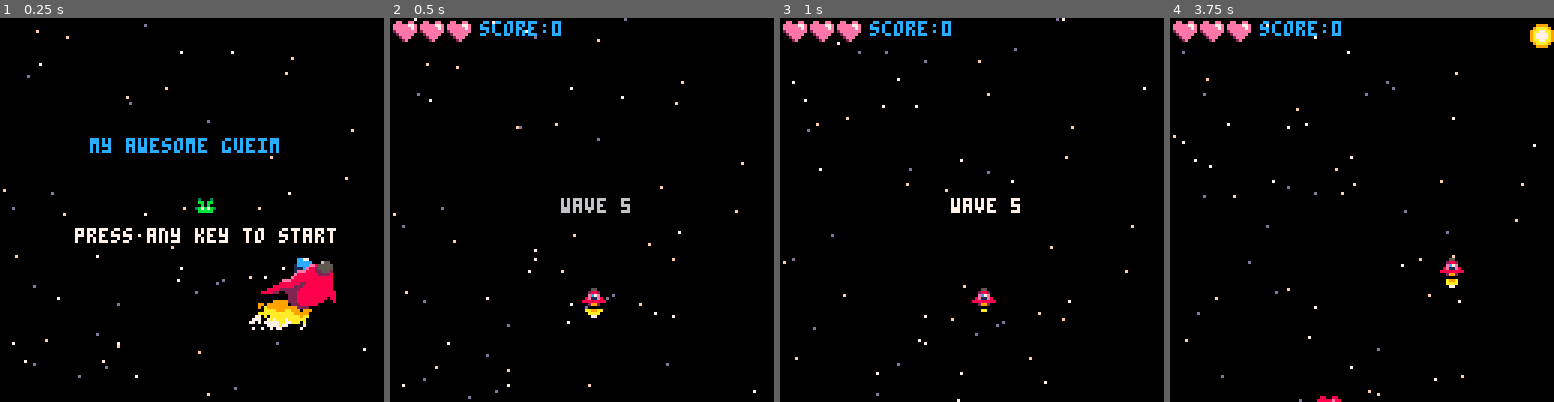
Above: before the commit, frames 1-4 (left to right).
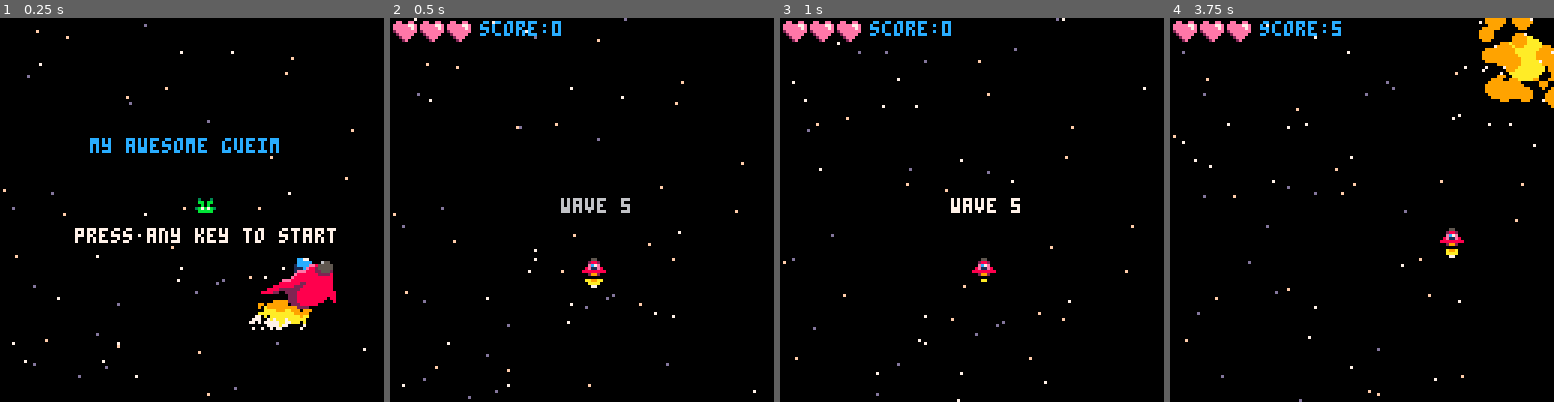
Above: after the commit, the same moments.

Repository: paula-clares/PICO-8-Games
Game: PICO-8 cartridge picocho.p8
Two runs of this game, one before a commit and one after it. Both use one fixed random seed, a clock stepped at 60 frames per second and the inputs below.
Inputs:
- Up to frame 1 (0.25 s): no input
- Up to frame 2 (0.5 s): tap X (X key) at 0.33 s
- Up to frame 3 (1 s): tap O (Z key) at 0.7 s
- Up to frame 4 (3.75 s): tap X (X key) at 1.07, 1.85, 2.97 s; hold Right 1.6-2.1 s; tap O (Z key) every 0.4 s from 1.7 to 3.7 s; hold Up 2.15-2.42 s; hold Right 2.47-3.03 s; hold Left 3.08-3.58 s; hold Down from 3.63 s (still down)

Frame 1 is identical in both runs. In frame 2, 0.5% of the frame differs, in the area x 50-57%, y 62-79%; in frame 3, 0.4%; in frame 4, 3.5%, in the area x 38-100%, y 0-100%.

Commit message:
Add boss
Reorganize sprite creation
Fix enemy random generator

Diff:
--- a/picocho.p8
+++ b/picocho.p8
@@ -6,7 +6,7 @@
 - flexible collision detection
 	(for bigger sprites)
 - more enemies
-- buffs posibilities
+- buff posibilities
 --]]
 
 --this will clear the screen
@@ -16,10 +16,11 @@
 --at the beginning
 function _init()
 	cls(1)
-	--mode
+	--startscreen
 	blinkt=0
 	startspr=32
 	startscreen()
+	--
 	storeintrotime=45
 
 		--stars
@@ -32,6 +33,10 @@
 		}
 		add(stars,newstar)
 	end
+
+	--frame/lockout
+	frame=0
+	lockout=0
 end --_init
 
 --draw gets called when a new
@@ -57,6 +62,7 @@
 
 function _update()
 	blinkt+=1
+	frame+=1
 
 	if mode=="game" then
 		update_game()
@@ -86,17 +92,14 @@
 	wave=4
 	nextwave()
 
-	ship={
-		x=64,
-		y=90,
-		sx=2,
-		sy=2,
-		smultip=1,
-		sprw=1,
-		sprh=1,
-		invul=0,
-		bultimer=8
-	}
+	ship=makespr()
+	ship.x=64
+	ship.y=80
+	ship.sx=2
+	ship.sy=2
+	ship.smultip=1
+	ship.invul=0
+	ship.bultimer=8
 
 	--sprites
 	shipspr=0
@@ -114,7 +117,6 @@
 	--bullets
 	bullets={}
 	--enemies
-	enemytypes={"green","red"}
 	enemies={}
 	spawnenemies(1)
 	--explosions
@@ -176,13 +178,11 @@
 
 function shoot()
 	if ship.bultimer<=0 then
-		local newbul={
-			x=ship.x,
-			y=ship.y-3,
-			spr=16,
-			sprw=1,
-			sprh=1
-		}
+		local newbul=makespr()
+		newbul.x=ship.x
+		newbul.y=ship.y-3
+		newbul.spr=16
+
 		add(bullets,newbul)
 		sfx(0)
 		muzzle=5
@@ -203,13 +203,13 @@
 	--8 numbers
 	local aleft=a.x
 	local atop=a.y
-	local aright=a.x+7
-	local abottom=a.y+7
+	local aright=a.x+a.colw-1
+	local abottom=a.y+a.colh-1
 
 	local bleft=b.x
 	local btop=b.y
-	local bright=b.x+7
-	local bbottom=b.y+7
+	local bright=b.x+b.colw-1
+	local bbottom=b.y+b.colh-1
 
 	if atop>bbottom
 		or aleft>bright
@@ -349,6 +349,30 @@
 		btnrelea=true
 	end
 end
+
+function makespr()
+	local myspr={
+		x=rnd(100)+10,
+		y=-8-(rnd(230)),
+		type=etype,
+		sprw=1,
+		sprh=1,
+		animi=1,
+		colw=8,
+		colh=8,
+		flash=0,
+		flashing=function(self)
+			self.flash-=1
+			if self.type=="green" then
+				pal(11,7)
+			elseif self.type=="red" then
+				pal(8,7)
+			end
+		end
+	}
+	return myspr
+end
+
 -->8
 --update
 function update_game()
@@ -442,7 +466,7 @@
 		--enemy leaves screen
 		if myenemy.y>128 then
 		 del(enemies,myenemy)
-		 spawnenemies(1)
+		 --spawnenemies(1)
 		end
 		if myenemy.x>123 then
 			myenemy.x=123
@@ -482,17 +506,6 @@
 					--spawnenemies(1)
 					explode(myenemy.x+4,
 						myenemy.y+4,false)
-
-					if #enemies==0 then
-						if wave%5==0 then
-							--if wave 5 if finished,
-							--enter store
-							--init_store()
-							mode="storeintro"
-						else
-							nextwave()
-						end
-					end
 				end
 			end
 		end
@@ -501,6 +514,7 @@
 	--check game over
 	if lives<=0 then
 		sfx(23)
+		lockout=frame+30
 		mode="over"
 		return
 	end
@@ -514,6 +528,18 @@
 	--update muzzle
 	if muzzle>0 then
 		muzzle=muzzle-1
+	end
+
+	--check wave over
+	if mode=="game" and
+		#enemies==0 then
+		if wave%5==0 then
+			--if wave 5 if finished,
+			--enter store
+			mode="storeintro"
+		else
+			nextwave()
+		end
 	end
 
 end--update-game
@@ -535,6 +561,9 @@
 end
 
 function update_over()
+	if frame<lockout then
+		return
+	end
 	btnreleased()
 	if btnrelea then
 		if btnp(❎) or btnp(🅾️) then
@@ -554,6 +583,7 @@
 end
 
 function update_win()
+	lockout()
 	btnreleased()
 	if btnrelea then
 		if btnp(❎) or btnp(🅾️) then
@@ -564,6 +594,9 @@
 end
 
 function update_store()
+	if frame<lockout then
+		return
+	end
 	btnreleased()
 	if btnp(⬅️) or btnp(⬆️) then
 		option-=1
@@ -754,7 +787,7 @@
 end
 -->8
 -- waves and enemies
-etypes={"green","red"}
+etypes={"green","red","boss1"}
 etfuncs={}
 etfuncs["red"]={	--red
 			hp=1,
@@ -773,9 +806,21 @@
 		anim={32,33,34,35},
 		score=5
 }
+etfuncs["boss1"]={	--greenboss
+		hp=20,
+		spr=192,
+		sprw=4,
+		sprh=4,
+		sx=2,
+		sy=1,
+		anim={192,196,200},
+		score=50,
+		colw=32,
+		colh=32
+}
 
 function spawnwave()
-	spawnenemies(1)
+	spawnenemies(5)
 end
 
 function nextwave()
@@ -791,40 +836,9 @@
 
 function spawnenemies(total)
 	for i=1,total do
-		local etype=enemytypes[
-				flr(rnd(2)+1)
-			]
-		enemy={
-			x=rnd(100)+10,
-			y=-8-(rnd(230)),
-			type=etype,
-			sprw=1,
-			sprh=1,
-			animi=1,
-			flash=0,
-			flashing=function(self)
-				self.flash-=1
-				if self.type=="green" then
-					pal(11,7)
-				elseif self.type=="red" then
-					pal(8,7)
-				end
-			end
-		}
-		--[[
-		enemy.hp=etfuncs[etype].hp
-		enemy.spr=etfuncs[etype].spr
-		enemy.sx=etfuncs[etype].sx
-		enemy.sy=etfuncs[etype].sy
-		enemy.anim=etfuncs[etype]
-			.anim
-		enemy.score=etfuncs[etype]
-			.score
-		]]--
-		--[[ this fucks up the perfm?
-		no, it was because i had too
-		many print()'s
-		]]--
+		local etype=rnd(etypes)
+		enemy=makespr()
+
 		--add properties that depend
 		--on enemy type
 		for k,v in
Not shown, changed: 96 lines of the sprite sheet (__gfx__) section of picocho.p8
